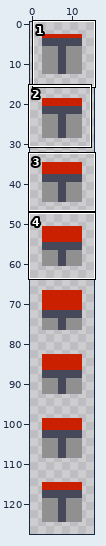
Sprite sheet: pack/techage_modpack/techage_appl_pump_up8.png. Above, an overview of the earlier version with the close-up marked.
Close-up. As it was:
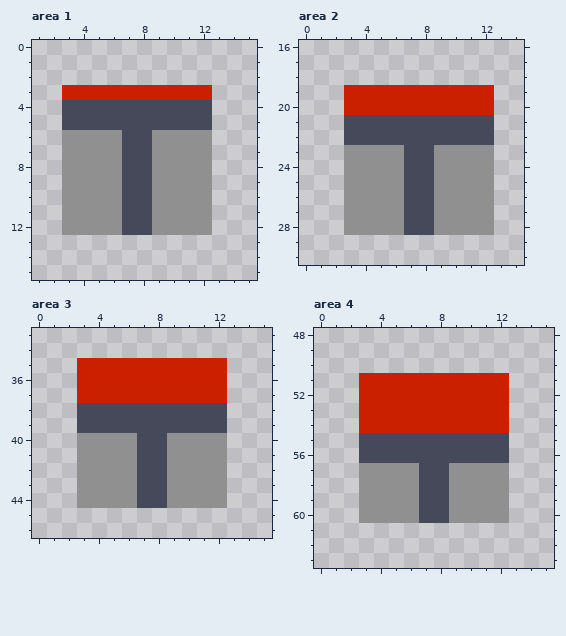
The file is 16x128 pixels. Shown: area 1: x 1..15, y 0..15; area 2: x 0..14, y 16..30; area 3: x 0..15, y 33..46; area 4: x 0..15, y 48..63. The commit also changed other parts of the picture, which this record leaves out.
After the commit:
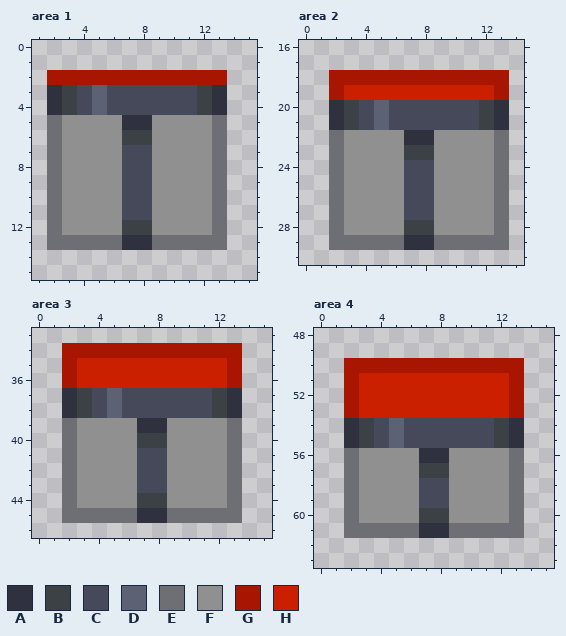
Palette (. is transparent): A #2f313f  B #3c4146  C #464959  D #5c6273  E #6e6f74  F #909090  G #a81500  H #cb2000
The edit:
Area 1:
The edit adds colour A in rows 3 to 4 at x 2 and 13; in row 13 at x 7 to 8.
Colour C gives way to colour A in row 5 at x 7 to 8.
Colour C gives way to colour B in row 4 at x 3 and 12; in row 6 at x 7 to 8; in row 12 at x 7 to 8.
Colour H gives way to colour B in row 3 at x 3 and 12.
Colour H gives way to colour C in row 3 at x 4 and 6 to 11.
Colour C gives way to colour D in row 4 at x 5.
Colour H gives way to colour D in row 3 at x 5.
The edit adds colour E in rows 5 to 12 at x 2 and 13; in row 13 at x 2 to 6 and 9 to 13.
Colour C gives way to colour F in row 5 at x 3 to 6 and 9 to 12.
The edit adds colour G in row 2 at x 2 to 13.
Area 2:
The edit adds colour A in rows 20 to 21 at x 2 and 13; in row 29 at x 7 to 8.
Colour C gives way to colour A in row 22 at x 7 to 8.
Colour C gives way to colour B in row 21 at x 3 and 12; in row 23 at x 7 to 8; in row 28 at x 7 to 8.
Colour H gives way to colour B in row 20 at x 3 and 12.
Colour H gives way to colour C in row 20 at x 4 and 6 to 11.
Colour C gives way to colour D in row 21 at x 5.
Colour H gives way to colour D in row 20 at x 5.
The edit adds colour E in rows 22 to 28 at x 2 and 13; in row 29 at x 2 to 6 and 9 to 13.
Colour C gives way to colour F in row 22 at x 3 to 6 and 9 to 12.
The edit adds colour G in row 18 at x 2 to 13; in row 19 at x 2 and 13.
Area 3:
The edit adds colour A in rows 37 to 38 at x 2 and 13; in row 45 at x 7 to 8.
Colour C gives way to colour A in row 39 at x 7 to 8.
Colour C gives way to colour B in row 38 at x 3 and 12; in row 40 at x 7 to 8; in row 44 at x 7 to 8.
Colour H gives way to colour B in row 37 at x 3 and 12.
Colour H gives way to colour C in row 37 at x 4 and 6 to 11.
Colour C gives way to colour D in row 38 at x 5.
Colour H gives way to colour D in row 37 at x 5.
The edit adds colour E in rows 39 to 44 at x 2 and 13; in row 45 at x 2 to 6 and 9 to 13.
Colour C gives way to colour F in row 39 at x 3 to 6 and 9 to 12.
The edit adds colour G in row 34 at x 2 to 13; in rows 35 to 36 at x 2 and 13.
Area 4:
The edit adds colour A in rows 54 to 55 at x 2 and 13; in row 61 at x 7 to 8.
Colour C gives way to colour A in row 56 at x 7 to 8.
Colour C gives way to colour B in row 55 at x 3 and 12; in row 57 at x 7 to 8; in row 60 at x 7 to 8.
Colour H gives way to colour B in row 54 at x 3 and 12.
Colour H gives way to colour C in row 54 at x 4 and 6 to 11.
Colour C gives way to colour D in row 55 at x 5.
Colour H gives way to colour D in row 54 at x 5.
The edit adds colour E in rows 56 to 60 at x 2 and 13; in row 61 at x 2 to 6 and 9 to 13.
Colour C gives way to colour F in row 56 at x 3 to 6 and 9 to 12.
The edit adds colour G in row 50 at x 2 to 13; in rows 51 to 53 at x 2 and 13.
